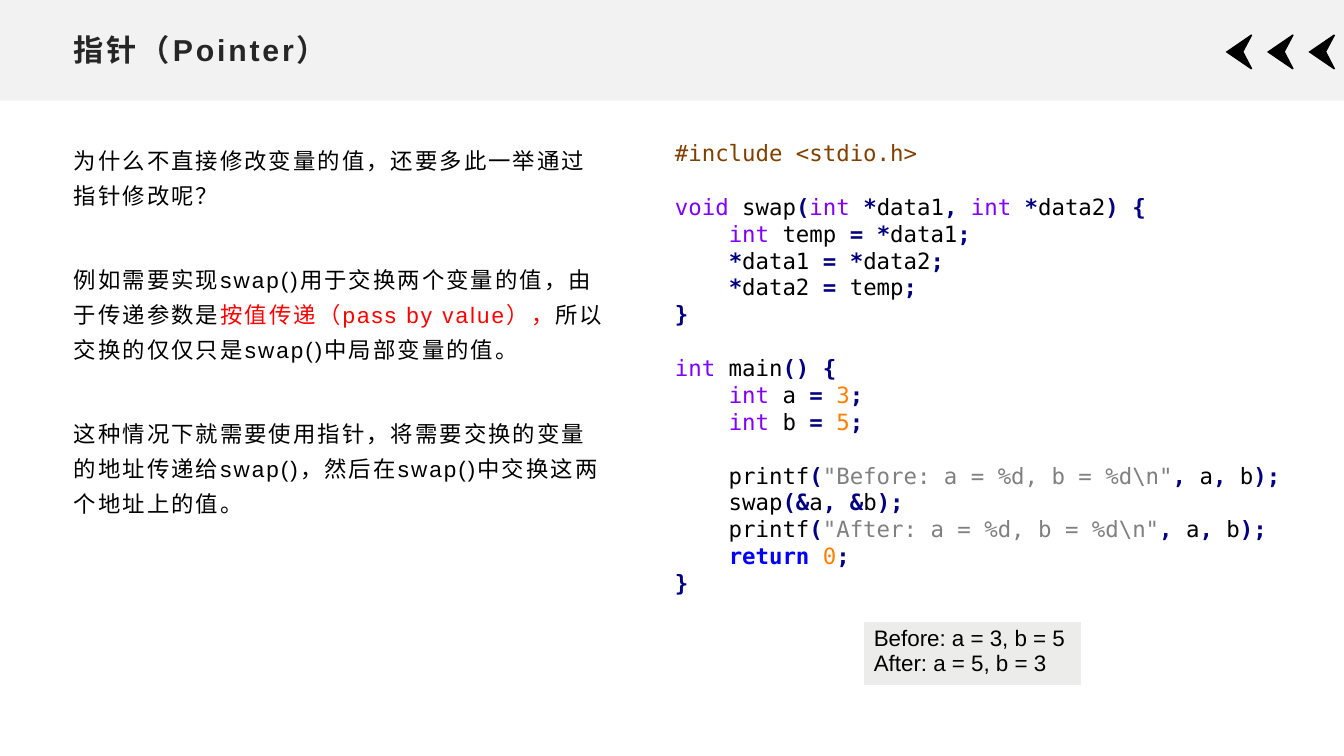
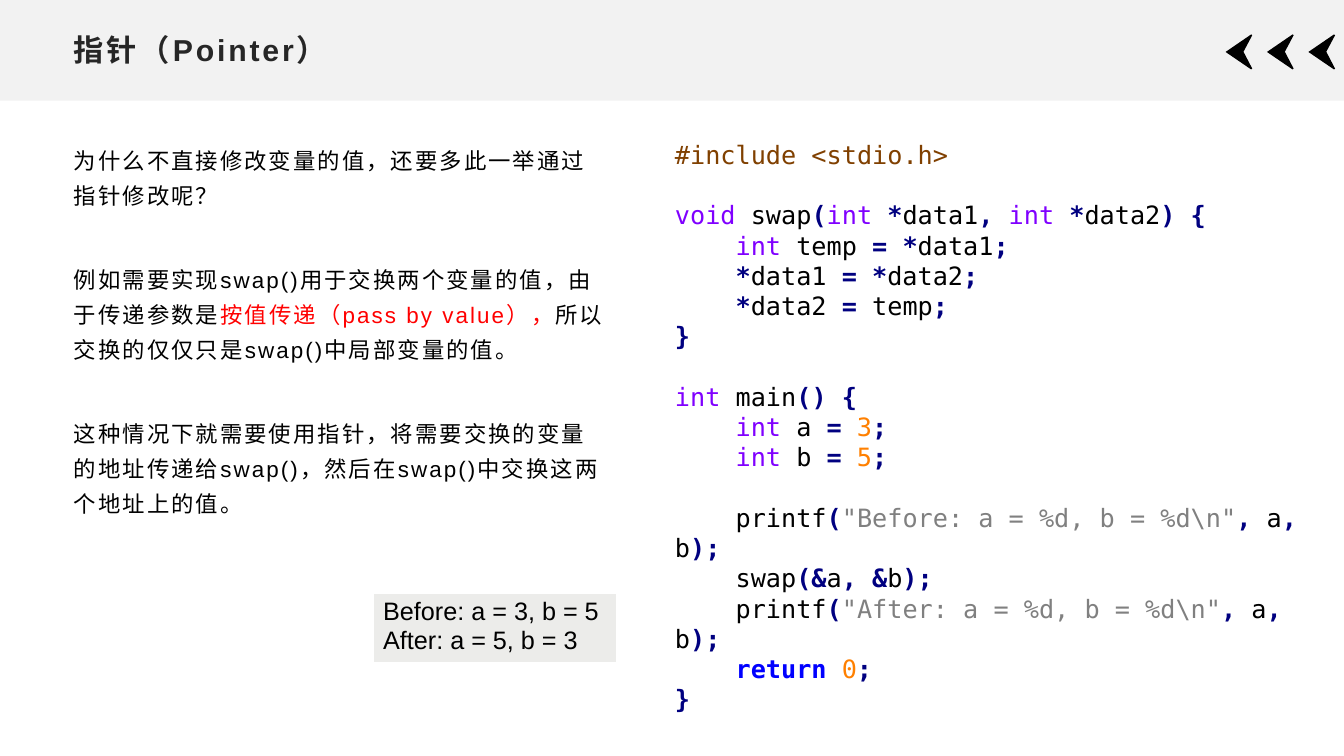
Before and after one commit to xdai02/C, a slide deck: slide 5 of slides/Chapter7.pptx. Drawn at 1344x756 pixels with LibreOffice and Linux fonts; fonts in the diff are those of the drawing. Boxes give left, top, right and bottom in pixels: in the first picture for what was removed or moved away, otherwise in the second. Text is boxed around its words. In the diff, an @@ line names an element or a change of style, - is before the commit and + after.

```diff
--- a/slides/Chapter7.pptx
+++ b/slides/Chapter7.pptx
@@ text "#include <stdio.h>" at (675, 144, 1297, 652): size 16 to 18 pt @@
@@ table at (373, 593, 617, 663) @@
@@ size 16 to 18 pt @@
@@ table: place and size @@
-table at (864, 622, 1082, 688)
+table at (373, 593, 617, 663)
```
Also in this commit, not shown: 5 other slides changed, 21 slides added, 2 other files.
